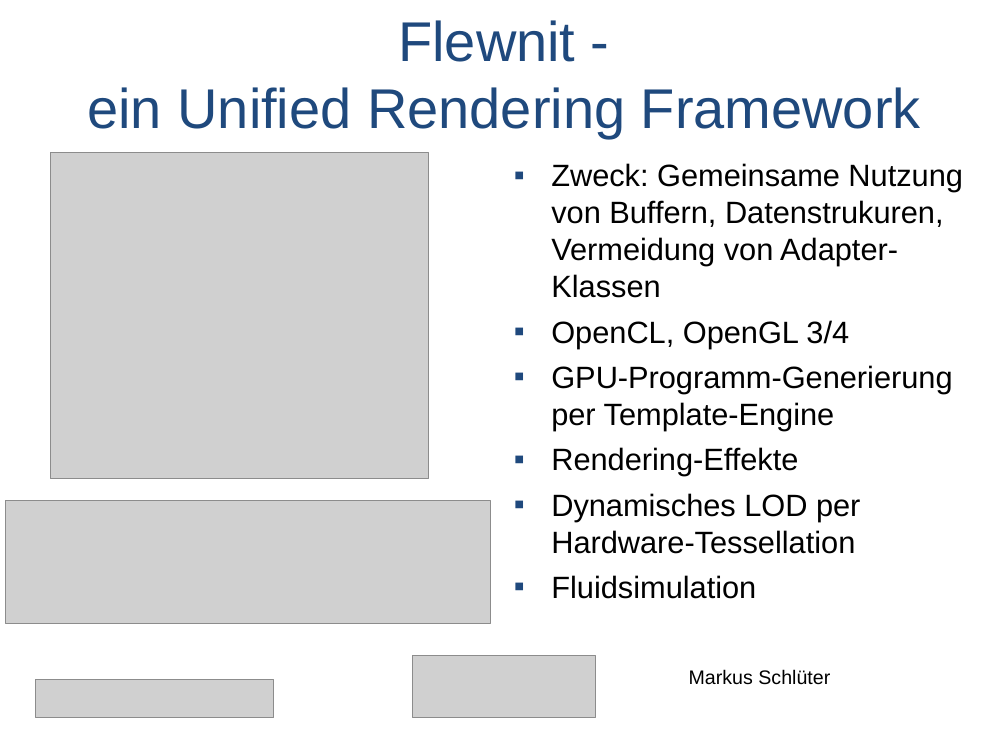
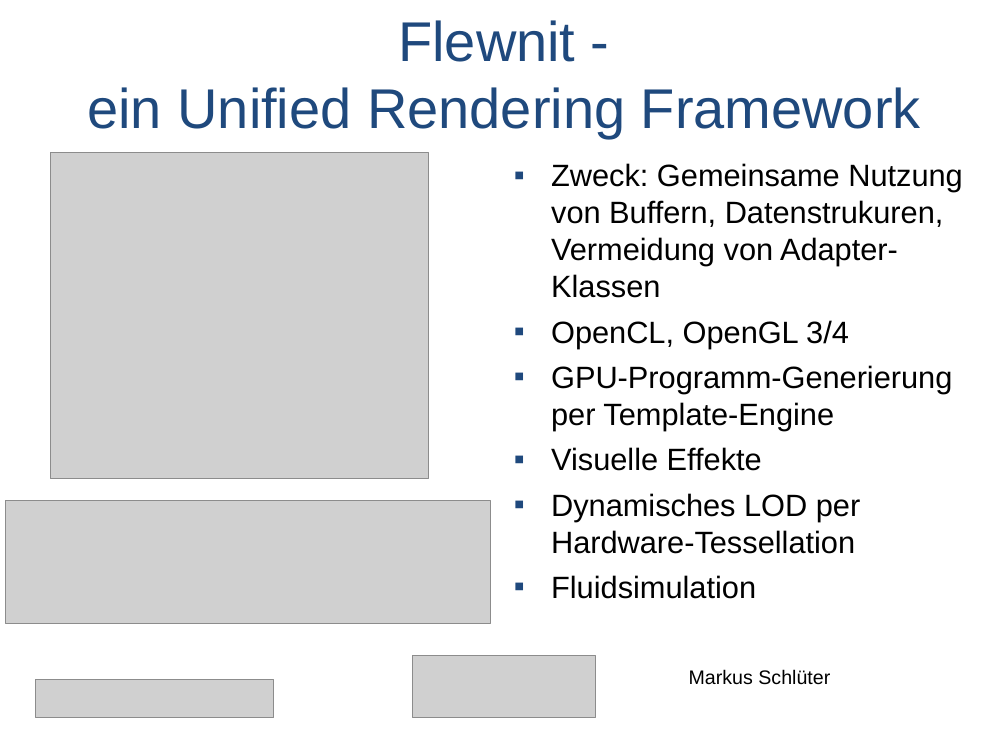
Before and after one commit to tychi/Flewnit, a slide deck: slide 1 of doc/CV-Tag/Projektposter_Flewnit.ppt. Drawn at 1008x756 pixels with LibreOffice and Linux fonts; fonts in the diff are those of the drawing; grey boxes stand for pictures. Boxes give left, top, right and bottom in pixels: in the first picture for what was removed or moved away, otherwise in the second. Text is boxed around its words. In the diff, an @@ line names an element or a change of style, - is before the commit and + after.

```diff
--- a/doc/CV-Tag/Projektposter_Flewnit.ppt
+++ b/doc/CV-Tag/Projektposter_Flewnit.ppt
@@ text at [551, 447, 762, 471]: text changed @@
-▪ Rendering-Effekte
+▪ Visuelle Effekte
```
Also in this commit, not shown: 3 other files.
